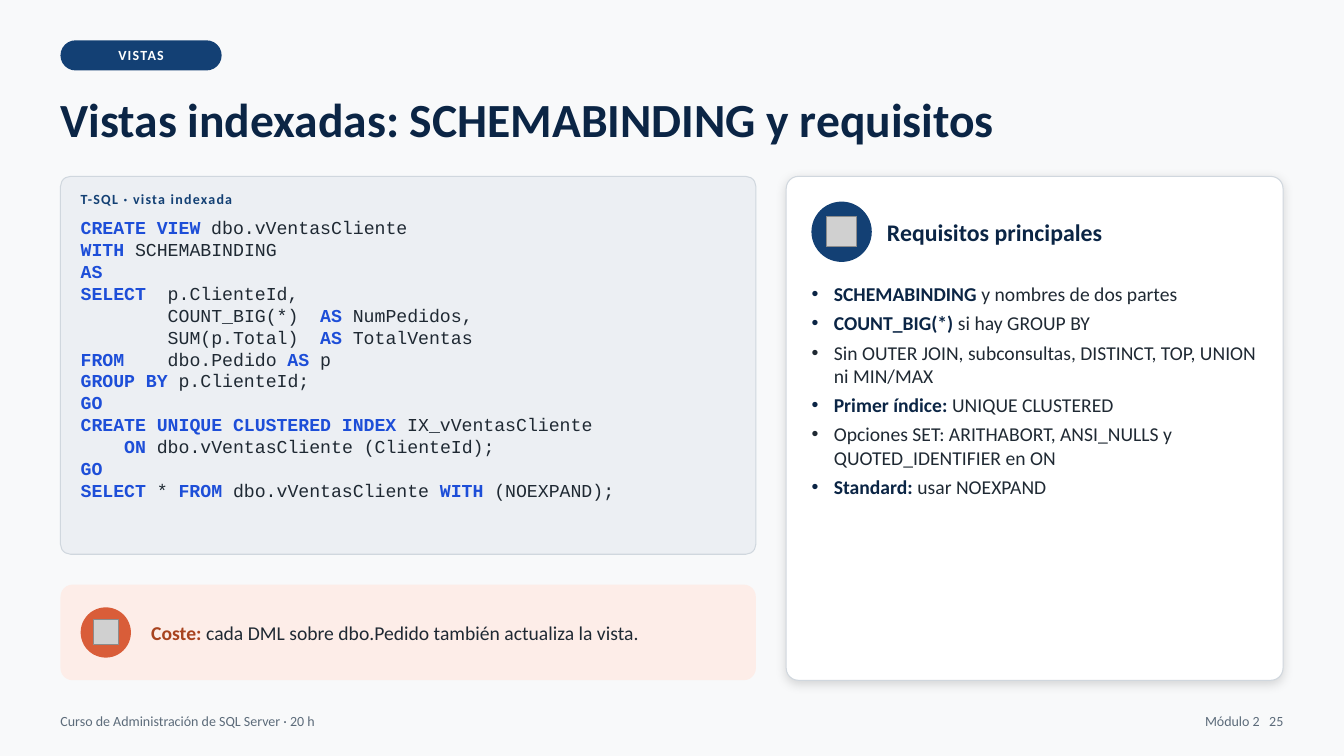
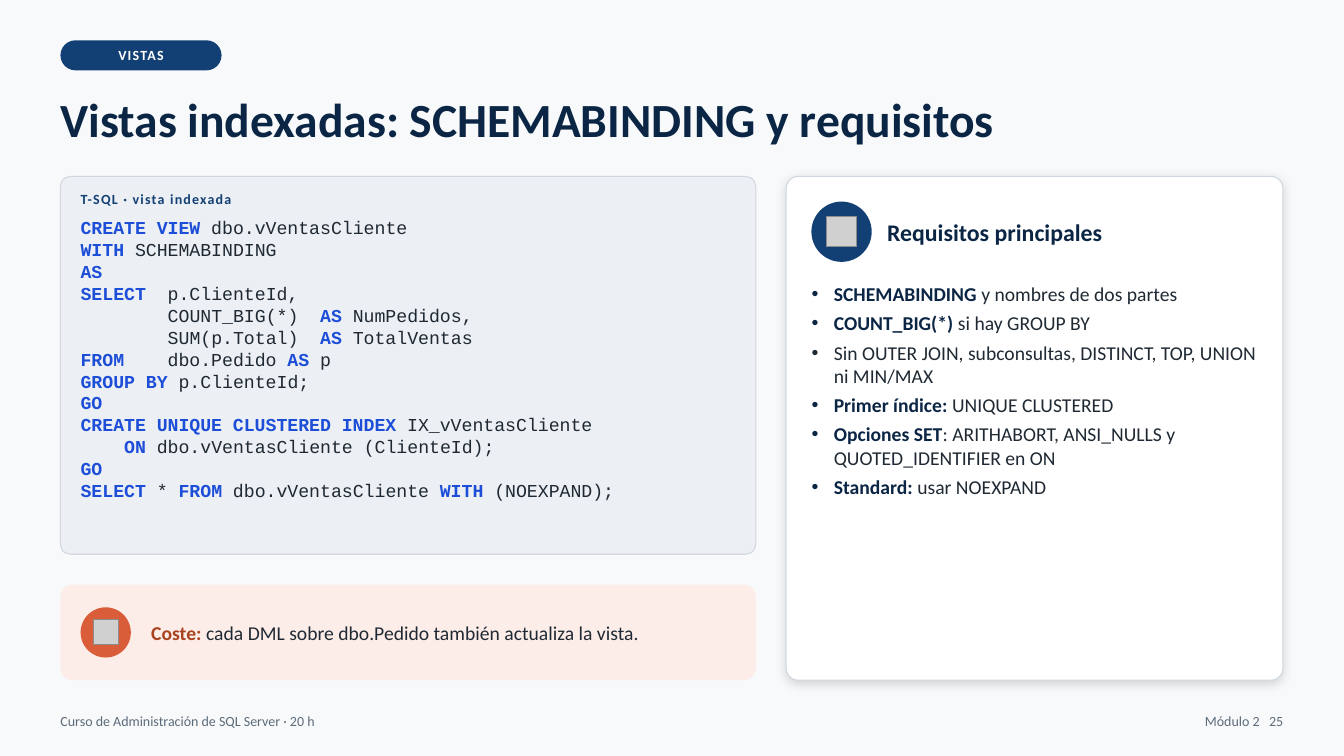
Before and after one commit to masalinas/training-sqlserver, a slide deck: slide 25 of curso_sql_server_dba_20h.pptx. Drawn at 1344x756 pixels with LibreOffice and Linux fonts; fonts in the diff are those of the drawing; grey boxes stand for pictures. Boxes give left, top, right and bottom in pixels: in the first picture for what was removed or moved away, otherwise in the second. Text is boxed around its words. In the diff, an @@ line names an element or a change of style, - is before the commit and + after.

```diff
--- a/curso_sql_server_dba_20h.pptx
+++ b/curso_sql_server_dba_20h.pptx
@@ text at (834,427,1175,468): text colour #1F2933 to #0B2545, bold on in "Opciones SET:"; bullet colour #1F2933 to #0B2545 @@
```
Also in this commit, not shown: 2 other slides changed, 3 other files.
